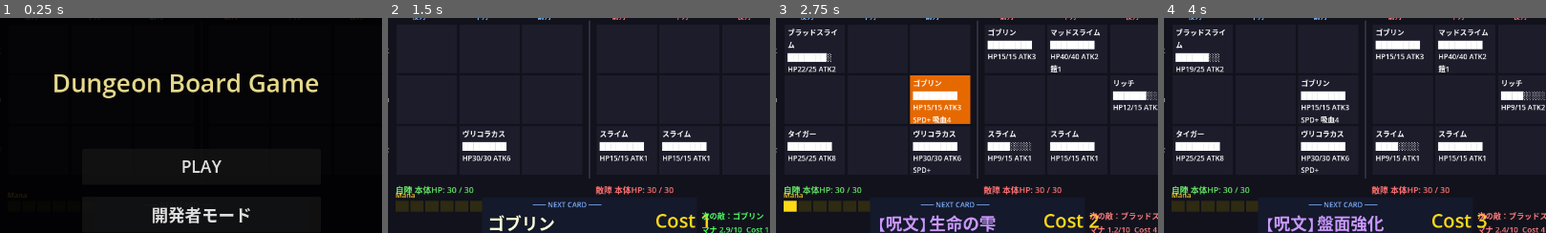
Above: before the commit, frames 1-4 (left to right).
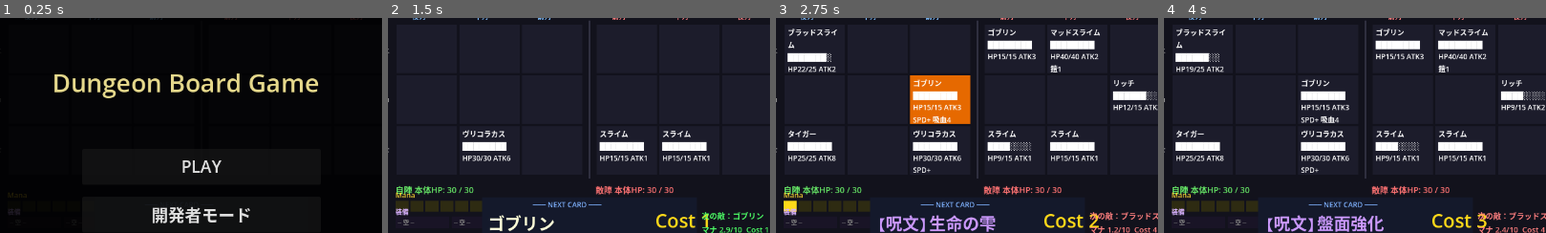
Above: after the commit, the same moments.

Repository: kazumak334-create/dungeon-board-game
Game: Godot game, scene res://scenes/Main.tscn
Same seed, same stepped clock (60 frames per second), same inputs: the game is played once before the commit and once after it.
Inputs (mouse positions are % of the whole screen's width and height, from its top left):
- Up to frame 1 (0.25 s): no input
- Up to frame 2 (1.5 s): click "PLAY" at 0.5 s; tap Enter at 1.25 s; move the mouse to (72, 45) at 1.27 s; click (72, 45) at 1.42 s
- Up to frame 3 (2.75 s): drag from (30, 55) to (45, 70) at 2.02 s
- Up to frame 4 (4 s): move the mouse to (60, 28) at 2.77 s; click (60, 28) at 2.92 s; drag from (45, 70) to (20, 35) at 3.52 s
The pictures show only the part of the screen within x 24-74%, y 14-64%; the shares and areas given below are measured in that part.

The runs differ from the first frame. In frame 1, less than 0.1% of the frame differs, in the area x 2-6%, y 88-92%; in frame 2, 0.2%, in the area x 2-22%, y 88-97%; in frame 3, 0.2%; in frame 4, 0.2%.

Commit message:
feat: バトル完成 #7-12一括実装
#7 旧方式文字列パース7箇所完全削除（active_skill.split/support_effect.split）
#8 クリスタルスライム/ゼリーフィッシュskills実装
#9 on_hp_thresholdをskills配列対応
#10 TileSystem優先度コメント追加
#11 card_database.md data-sync（盤面効果/アーティファクト/クラス/新ユニット/新呪文）
#12 装備3種（古びた護符50%鎧/魔力の砂時計マナ+20%/黒鉄の盾ダメ-10%）+装備UI+ホバー

Co-Authored-By: Claude Opus 4.6 (1M context) <noreply@anthropic.com>

Diff:
--- a/scripts/BoardManager.gd
+++ b/scripts/BoardManager.gd
@@ -276,10 +276,6 @@
 						"board_manager": self, "deck_manager": deck_manager_ref, "enemy_ai": enemy_ai_ref,
 						"event_queue": event_queue
 					})
-	# 後方互換：active_skillに自己再起が含まれる場合も処理（旧方式）
-	if unit != null and "自己再起" in unit.active_skill and not unit._has_revived:
-		unit._has_revived = true
-		_pending_revives.append({"timer": 3.0, "side": side, "row": row, "unit": unit, "hp": 5})
 	# サポート効果由来の再起チェック（1回限り）
 	if unit != null and unit._support_revive and not unit._support_revive_used:
 		unit._support_revive_used = true
@@ -372,37 +368,6 @@
 	combat_system.process_debuff_spread(killer, victim, victim_side, victim_row, victim_col)
 
 # ---- HP閾値スキルシステム ----
-
-func _check_hp_thresholds() -> void:
-	for s in range(2):
-		for r in range(3):
-			for c in range(3):
-				var u = board[s][r][c]
-				if u == null or not u.is_alive():
-					continue
-				for entry in u.active_skill.split(" / "):
-					if "HP閾値時" not in entry:
-						continue
-					if u._hp_threshold_triggered.get(entry, false):
-						continue  # 既に発動済み
-					var threshold: float = _parse_hp_threshold(entry)
-					if threshold <= 0.0:
-						continue
-					var hp_ratio: float = float(u.current_hp) / float(u.max_hp)
-					if hp_ratio <= threshold:
-						u._hp_threshold_triggered[entry] = true
-						_fire_hp_threshold_skill(s, r, c, u, entry)
-
-func _parse_hp_threshold(entry: String) -> float:
-	# "HP30%以下" → 0.3, "HP50%以下" → 0.5
-	var idx: int = entry.find("HP")
-	if idx == -1:
-		return 0.0
-	var after: int = idx + 2  # "HP" = 2 chars
-	var pct_idx: int = entry.find("%", after)
-	if pct_idx == -1:
-		return 0.0
-	return float(entry.substr(after, pct_idx - after)) / 100.0
 
 func _fire_hp_threshold_skill(side: int, row: int, col: int, unit: Object, entry: String) -> void:
 	# 後退（後列に自動退避）
--- a/scripts/CardDB.gd
+++ b/scripts/CardDB.gd
@@ -81,12 +81,18 @@
 	},
 	"クリスタルスライム": {
 		"hp": 10, "atk": 1, "interval": 2.0, "cost": 4, "race": "スライム", "range": "1行", "col": 2,
-		"skills": [],
+		"skills": [
+			{"trigger": "always", "target": "self", "effect_id": "mana_regen_boost", "params": {"pct": 0.1}},
+			{"trigger": "always", "target": "front_ally_all", "effect_id": "armor_apply", "params": {"stacks": 1}},
+		],
 		"texture": "", "anim": "", "sfx": "",
 	},
 	"ゼリーフィッシュ": {
 		"hp": 10, "atk": 1, "interval": 5.0, "cost": 3, "race": "スライム", "range": "1行", "col": 2,
-		"skills": [],
+		"skills": [
+			{"trigger": "on_summon", "target": "front_ally_all", "effect_id": "heal_pct", "params": {"factor": 0.15}},
+			{"trigger": "timer", "target": "random_front_ally", "effect_id": "regen_apply", "params": {"interval": 3.0, "stacks": 1}},
+		],
 		"texture": "", "anim": "", "sfx": "",
 	},
 	# ── アンデッド系 ──
@@ -389,6 +395,31 @@
 		"skills": [
 			{"trigger": "on_unit_died_ally", "target": "self", "effect_id": "mana_boost", "params": {"amount": 1, "max_count": 10}},
 			{"trigger": "always", "target": "all_race_ally", "effect_id": "hp_pct_boost", "params": {"race": "アンデッド", "pct": 0.1}},
+		],
+		"texture": "", "anim": "", "sfx": "",
+	},
+}
+
+# ---- 装備定義 ----
+const EQUIPMENT: Dictionary = {
+	"古びた護符": {
+		"display": "古びた護符", "effect": "前列召喚時に50%で鎧+1付与",
+		"skills": [
+			{"trigger": "on_unit_placed", "target": "front_ally_placed", "effect_id": "armor_apply_chance", "params": {"stacks": 1, "chance": 0.5}},
+		],
+		"texture": "", "anim": "", "sfx": "",
+	},
+	"魔力の砂時計": {
+		"display": "魔力の砂時計", "effect": "マナ回復速度+20%",
+		"skills": [
+			{"trigger": "always", "target": "self", "effect_id": "mana_regen_boost", "params": {"pct": 0.2}},
+		],
+		"texture": "", "anim": "", "sfx": "",
+	},
+	"黒鉄の盾": {
+		"display": "黒鉄の盾", "effect": "本拠点ダメージ-10%",
+		"skills": [
+			{"trigger": "always", "target": "self", "effect_id": "base_damage_reduce", "params": {"pct": 0.1}},
 		],
 		"texture": "", "anim": "", "sfx": "",
 	},
--- a/scripts/CombatSystem.gd
+++ b/scripts/CombatSystem.gd
@@ -299,44 +299,7 @@
 					"board_manager": bm, "deck_manager": bm.deck_manager_ref, "enemy_ai": bm.enemy_ai_ref,
 					"event_queue": bm.event_queue
 				})
-	# 旧方式：active_skill文字列パース（後方互換）
-	for entry in killer.active_skill.split(" / "):
-		if "撃破時" not in entry:
-			continue
-		# ATK累積（撃破時ATK+2・上限+10）
-		if "ATK累積" in entry:
-			if killer._kill_atk_bonus < 10:
-				var prev_bonus: int = killer._kill_atk_bonus
-				killer._kill_atk_bonus = min(killer._kill_atk_bonus + 2, 10)
-				killer.attack += killer._kill_atk_bonus - prev_bonus
-				bm.active_skill_used.emit(k_side, k_row, k_col, "ATK累積")
-		# 敵SPD低下（撃破時・全体に凍結付与）
-		if "SPD低下" in entry:
-			for r2 in range(3):
-				for c2 in range(3):
-					var target = bm.board[enemy_side][r2][c2]
-					if target != null and target.is_alive():
-						bm.event_queue.push(4, killer, target, "status_apply", 0.0,
-							{"status": "凍結", "stacks": 4, "side": enemy_side, "row": r2, "col": c2,
-							 "src_side": k_side, "src_row": k_row, "src_col": k_col, "skill_name": "敵SPD低下"})
-			bm.active_skill_used.emit(k_side, k_row, k_col, "敵SPD低下")
-		# 魂の器（撃破時・自分以外のアンデッド1体を完全回復）
-		if "魂の器" in entry:
-			var best_ally: Object = null
-			var best_info: Dictionary = {}
-			var lowest_ratio: float = 1.0
-			for r2 in range(3):
-				for c2 in range(3):
-					var ally = bm.board[k_side][r2][c2]
-					if ally != null and ally.is_alive() and ally != killer and ally.race == "アンデッド":
-						var ratio: float = float(ally.current_hp) / float(ally.max_hp)
-						if ratio < lowest_ratio:
-							lowest_ratio = ratio
-							best_ally = ally
-							best_info = {"src_side": k_side, "src_row": r2, "src_col": c2}
-			if best_ally != null and lowest_ratio < 1.0:
-				best_ally.current_hp = best_ally.max_hp
-				bm.active_skill_used.emit(k_side, k_row, k_col, "魂の器")
+	# 旧方式active_skill文字列パースは削除済み。全てskills配列で処理。
 
 func process_debuff_spread(killer: Object, victim: Object, victim_side: int, victim_row: int, victim_col: int) -> void:
 	# 死亡した敵の周囲（上下左右）の敵にデバフを波及
--- a/scripts/DevUI.gd
+++ b/scripts/DevUI.gd
@@ -195,6 +195,28 @@
 	clear_tile_btn.modulate = Color(0.5, 0.5, 0.5)
 	clear_tile_btn.pressed.connect(_on_tile_effect_clear)
 	card_list_container.add_child(clear_tile_btn)
+
+	# 装備選択（CardDB.EQUIPMENTから動的生成）
+	_add_section_header("── 装備 ──")
+	var _CardDB_eq = load("res://scripts/CardDB.gd")
+	for eq_name in _CardDB_eq.EQUIPMENT:
+		var eq_def = _CardDB_eq.EQUIPMENT[eq_name]
+		var eq_btn := Button.new()
+		eq_btn.text = "%s" % eq_def.get("display", eq_name)
+		eq_btn.size_flags_horizontal = Control.SIZE_EXPAND_FILL
+		eq_btn.custom_minimum_size = Vector2(110, 24)
+		eq_btn.add_theme_font_size_override("font_size", 10)
+		eq_btn.modulate = Color(0.8, 0.6, 1.0)
+		eq_btn.pressed.connect(_on_equip_toggle.bind(eq_name))
+		card_list_container.add_child(eq_btn)
+	var equip_remove_btn := Button.new()
+	equip_remove_btn.text = "装備全解除"
+	equip_remove_btn.size_flags_horizontal = Control.SIZE_EXPAND_FILL
+	equip_remove_btn.custom_minimum_size = Vector2(240, 24)
+	equip_remove_btn.add_theme_font_size_override("font_size", 10)
+	equip_remove_btn.modulate = Color(0.5, 0.4, 0.6)
+	equip_remove_btn.pressed.connect(_on_equip_clear_all)
+	card_list_container.add_child(equip_remove_btn)
 
 	# クラス選択
 	_add_section_header("── クラス選択 ──")
@@ -751,6 +773,39 @@
 	_pending_tile_effect = "clear"
 	selected_label.text = "盤面効果解除 → セルをクリック"
 
+func _on_equip_toggle(eq_name: String) -> void:
+	if board_manager.player_data == null:
+		return
+	var _CardDB_eq = load("res://scripts/CardDB.gd")
+	var eq_def = _CardDB_eq.EQUIPMENT.get(eq_name, {})
+	if eq_def.is_empty():
+		return
+	var pdata = board_manager.player_data
+	# 既に装備中なら外す
+	for i in range(pdata.equipment.size()):
+		if pdata.equipment[i].get("display", "") == eq_def.get("display", ""):
+			pdata.equipment.remove_at(i)
+			main._apply_equipment_effects(pdata)
+			main._refresh_equipment_ui()
+			main._add_log("[DEV] 装備解除: %s" % eq_name)
+			return
+	# 装備スロット上限（3枠）
+	if pdata.equipment.size() >= 3:
+		main._add_log("[DEV] 装備スロット満杯（最大3）")
+		return
+	pdata.equipment.append({"name": eq_name, "display": eq_def.get("display", eq_name), "effect": eq_def.get("effect", ""), "skills": eq_def.get("skills", []).duplicate(true)})
+	main._apply_equipment_effects(pdata)
+	main._refresh_equipment_ui()
+	main._add_log("[DEV] 装備: %s" % eq_name)
+
+func _on_equip_clear_all() -> void:
+	if board_manager.player_data == null:
+		return
+	board_manager.player_data.equipment.clear()
+	main._apply_equipment_effects(board_manager.player_data)
+	main._refresh_equipment_ui()
+	main._add_log("[DEV] 装備全解除")
+
 func _on_class_select(class_id: String) -> void:
 	var _CardDB = load("res://scripts/CardDB.gd")
 	var cdef = _CardDB.CLASSES[class_id]
--- a/scripts/EffectDB.gd
+++ b/scripts/EffectDB.gd
@@ -7,6 +7,7 @@
 	# ---- バフ付与 ----
 	"lifesteal_apply":  {"type": "buff_apply",  "buff": "lifesteal",  "stacks": 5, "display": "吸血付与", "texture": "", "anim": "", "sfx": ""},
 	"armor_apply":      {"type": "buff_apply",  "buff": "armor",      "stacks": 1, "display": "鎧付与", "texture": "", "anim": "", "sfx": ""},
+	"armor_apply_chance": {"type": "buff_apply_chance", "buff": "armor", "stacks": 1, "chance": 0.5, "display": "鎧付与(確率)", "texture": "", "anim": "", "sfx": ""},
 	"regen_apply":      {"type": "buff_apply",  "buff": "regen",      "stacks": 1, "display": "リジェネ付与", "texture": "", "anim": "", "sfx": ""},
 	"atk_buff_apply":   {"type": "buff_apply",  "buff": "atk",        "stacks": 2, "display": "ATKバフ", "texture": "", "anim": "", "sfx": ""},
 	"spd_buff_apply":   {"type": "buff_apply",  "buff": "spd",        "stacks": 3, "display": "SPDバフ", "texture": "", "anim": "", "sfx": ""},
--- a/scripts/EffectExecutor.gd
+++ b/scripts/EffectExecutor.gd
@@ -73,6 +73,17 @@
 						for t in tgt:
 							t._interval_bonus += 0.3 * stacks
 
+		# ---- バフ付与（確率） ----
+		"buff_apply_chance":
+			var tgt = _resolve_target(merged, context, true)
+			var chance: float = merged.get("chance", 0.5)
+			var stacks: int = merged.get("stacks", 1)
+			if randf() <= chance:
+				match merged.get("buff", ""):
+					"armor":
+						for t in tgt:
+							t._damage_reduction += stacks
+
 		# ---- デバフ付与 ----
 		"debuff_apply":
 			var tgt = _resolve_target(merged, context, false)
--- a/scripts/EventQueue.gd
+++ b/scripts/EventQueue.gd
@@ -253,13 +253,12 @@
 				var killer = death.get("killer")
 				if killer != null and killer.is_alive():
 					board_manager._process_on_kill(killer)
-					# デバフ波及チェック（旧方式: support_effect文字列 / 新方式: skills配列）
-					var has_debuff_spread: bool = "デバフ波及" in killer.support_effect
-					if not has_debuff_spread:
-						for skill in killer.skills:
-							if skill.get("effect_id", "") == "debuff_spread":
-								has_debuff_spread = true
-								break
+					# デバフ波及チェック（skills配列のdebuff_spreadのみ）
+					var has_debuff_spread: bool = false
+					for skill in killer.skills:
+						if skill.get("effect_id", "") == "debuff_spread":
+							has_debuff_spread = true
+							break
 					if victim != null and has_debuff_spread:
 						board_manager._process_debuff_spread(killer, victim, s, r, c)
 
--- a/scripts/Main.gd
+++ b/scripts/Main.gd
@@ -59,6 +59,10 @@
 var deck_count_label:  Label
 var discard_count_label: Label
 var enemy_deck_count_label: Label
+
+var equipment_labels: Array = []    # 装備表示ラベル
+var _equip_tooltip_panel: PanelContainer = null
+var _equip_tooltip_label: Label = null
 
 var dev_mode: bool = false
 var dev_ui: RefCounted = null  # DevUI インスタンス
@@ -138,6 +142,8 @@
 	deck_manager.MANA_REGEN = player_data.mana_regen
 	# BoardManager に設定
 	board_manager.player_data = player_data
+	# 装備効果の適用（初期装備なし）
+	_apply_equipment_effects(player_data)
 
 	_build_synthesis_registry()
 	_build_ui()
@@ -368,6 +374,9 @@
 	# ---- マナバー ----
 	_build_mana_bar()
 
+	# ---- 装備表示UI ----
+	_build_equipment_ui()
+
 	# ---- 次カードパネル ----
 	_build_next_card_panel()
 
@@ -433,6 +442,80 @@
 	mana_value_label.add_theme_font_size_override("font_size", 13)
 	mana_value_label.modulate = Color(1.0, 0.9, 0.3)
 	add_child(mana_value_label)
+
+func _build_equipment_ui() -> void:
+	var eq_y: int = BOARD_TOP + 3 * CELL_H + 68
+	var bar_x: int = _cell_x(0, 0)
+
+	var eq_title := Label.new()
+	eq_title.text     = "装備"
+	eq_title.position = Vector2(bar_x, eq_y - 16)
+	eq_title.add_theme_font_size_override("font_size", 11)
+	eq_title.modulate = Color(0.85, 0.7, 1.0)
+	add_child(eq_title)
+
+	equipment_labels = []
+	for i in range(3):
+		var slot_bg := ColorRect.new()
+		slot_bg.size     = Vector2(90, 20)
+		slot_bg.position = Vector2(bar_x + i * 94, eq_y)
+		slot_bg.color    = Color(0.1, 0.08, 0.15)
+		add_child(slot_bg)
+		var slot_lbl := Label.new()
+		slot_lbl.text     = "─ 空 ─"
+		slot_lbl.position = Vector2(bar_x + i * 94 + 4, eq_y + 2)
+		slot_lbl.size     = Vector2(84, 18)
+		slot_lbl.add_theme_font_size_override("font_size", 10)
+		slot_lbl.modulate = Color(0.5, 0.5, 0.5)
+		add_child(slot_lbl)
+		equipment_labels.append(slot_lbl)
+		# ホバー検出用
+		slot_bg.mouse_entered.connect(_on_equip_hover.bind(i))
+		slot_bg.mouse_exited.connect(_on_equip_hover_end)
+
+	# 装備ホバーツールチップ
+	_equip_tooltip_panel = PanelContainer.new()
+	_equip_tooltip_panel.position = Vector2(bar_x, eq_y - 50)
+	_equip_tooltip_panel.visible = false
+	_equip_tooltip_panel.z_index = 90
+	var eq_style := StyleBoxFlat.new()
+	eq_style.bg_color = Color(0.08, 0.06, 0.14, 0.95)
+	eq_style.border_color = Color(0.6, 0.4, 0.9)
+	eq_style.set_border_width_all(1)
+	eq_style.set_content_margin_all(7)
+	_equip_tooltip_panel.add_theme_stylebox_override("panel", eq_style)
+	_equip_tooltip_label = Label.new()
+	_equip_tooltip_label.add_theme_font_size_override("font_size", 11)
+	_equip_tooltip_label.custom_minimum_size = Vector2(200, 0)
+	_equip_tooltip_panel.add_child(_equip_tooltip_label)
+	add_child(_equip_tooltip_panel)
+
+func _on_equip_hover(slot: int) -> void:
+	if board_manager.player_data == null:
+		return
+	var equip: Array = board_manager.player_data.equipment
+	if slot >= equip.size():
+		_equip_tooltip_panel.visible = false
+		return
+	var eq: Dictionary = equip[slot]
+	_equip_tooltip_label.text = "%s\n%s" % [eq.get("display", ""), eq.get("effect", "")]
+	_equip_tooltip_panel.visible = true
+
+func _on_equip_hover_end() -> void:
+	if _equip_tooltip_panel != null:
+		_equip_tooltip_panel.visible = false
+
+func _refresh_equipment_ui() -> void:
+	if board_manager.player_data == null:
+		return
+	var equip: Array = board_manager.player_data.equipment
+	for i in range(equipment_labels.size()):
+		if i < equip.size():
+			equipment_labels[i].text    = equip[i].get("display", "?")
+			equipment_labels[i].modulate = Color(0.9, 0.75, 1.0)
+		else:
+			equipment_labels[i].text    = "─ 空 ─"
+			equipment_labels[i].modulate = Color(0.5, 0.5, 0.5)
 
 func _build_next_card_panel() -> void:
 	# 次カードパネル：盤面下部中央
@@ -945,28 +1028,8 @@
 	_cell_dirty[side][row][col] = true
 
 func _log_support_effects() -> void:
-	for side in range(2):
-		for r in range(3):
-			for c in range(3):
-				var unit = board_manager.get_unit(side, r, c)
-				if unit == null: continue
-				for entry in unit.support_effect.split(" / "):
-					if "常時発動" not in entry or "後列攻撃" in entry: continue
-					var bs: int = entry.find("〈")
-					var be: int = entry.find("〉")
-					if bs == -1 or be == -1: continue
-					var parts: Array = entry.substr(bs + 1, be - bs - 1).split("・")
-					var target_desc: String = parts[1] if parts.size() > 1 else ""
-					var targets: Array = board_manager._get_support_targets(side, r, c, target_desc)
-					if targets.is_empty(): continue
-					var eff_name: String = ""
-					if   "ATKバフ"  in entry: eff_name = "ATKバフ +2"
-					elif "SPDバフ"  in entry: eff_name = "SPDバフ -0.3s"
-					elif "HPバフ"   in entry: eff_name = "HPバフ +1/s"
-					elif "障壁付与" in entry: eff_name = "障壁 -1ダメ"
-					if eff_name.is_empty(): continue
-					for t in targets:
-						_add_log("[サポート] %s → %s に %s" % [unit.unit_name, t.unit_name, eff_name])
+	# 旧方式support_effect文字列パースは削除済み。skills配列ベースのサポートはEffectExecutor経由で動作。
+	pass
 
 func _mark_all_cells_dirty() -> void:
 	for s in range(2):
@@ -998,6 +1061,29 @@
 	skill_flash_names[side][row][col] = "合成"
 	_cell_dirty[side][row][col] = true
 
+func _apply_equipment_effects(pdata: RefCounted) -> void:
+	# 装備効果をDeckManager・EventQueueに反映する
+	# 魔力の砂時計: マナ回復速度+20%（装備数分）
+	# 黒鉄の盾: base_damage_reduce → EventQueueのbase_damage処理でplayer_artifactsを走査するため、
+	#   装備をplayer_artifactsに追加することで自動的に適用される
+	if pdata == null:
+		return
+	# player_artifactsをリセットして装備を再設定
+	board_manager.player_artifacts.clear()
+	var total_mana_regen_pct: float = 0.0
+	for eq in pdata.equipment:
+		# player_artifactsとして追加（base_damage_reduce等のEventQueue処理と連携）
+		board_manager.player_artifacts.append({"name": eq.get("display", ""), "skills": eq.get("skills", []).duplicate(true)})
+		# mana_regen_boostは個別にDeckManagerに反映
+		for skill in eq.get("skills", []):
+			var eid: String = skill.get("effect_id", "")
+			if eid == "mana_regen_boost":
+				total_mana_regen_pct += skill.get("params", {}).get("pct", 0.2)
+	# 元のmana_regen（playerdata由来）をベースに装備分を加算
+	var base_regen: float = pdata.mana_regen
+	deck_manager.MANA_REGEN = base_regen * (1.0 + total_mana_regen_pct)
+	print("[Main] 装備効果適用: MANA_REGEN=%.2f player_artifacts=%d件" % [deck_manager.MANA_REGEN, board_manager.player_artifacts.size()])
+
 func _on_spell_cast(side: int, spell_name: String) -> void:
 	var side_name: String = "自陣" if side == 0 else "敵陣"
 	_add_log("[呪文] %s %s 発動" % [side_name, spell_name])
--- a/scripts/PlayerData.gd
+++ b/scripts/PlayerData.gd
@@ -8,7 +8,7 @@
 var mana_max: float = 10.0        # マナ上限
 var mana_regen: float = 1.0       # マナ回復速度(/s)
 var skills: Array = []            # クラススキル [{trigger, target, effect_id, params}]
-var equipment: Array = []         # 装備効果（将来実装。枠のみ）
+var equipment: Array = []         # 装備リスト [{name, display, effect, skills}] CardDB.EQUIPMENTのエントリ
 var skill_tree: Array = []        # スキルツリー（将来実装。枠のみ）
 
 # ランタイム（バトル中のみ）
--- a/scripts/SpellExecutor.gd
+++ b/scripts/SpellExecutor.gd
@@ -256,10 +256,9 @@
 	var units = _get_all_units_with_pos(side, bm)
 	if units.is_empty():
 		return
-	# アクティブスキルに「異常状態カード」優先指定を持つユニットを優先（旧方式）
-	# またはskills配列のtrigger=="on_summon"でスライムのみ（旧ロジックと同等）
+	# スライム種族のユニットを優先（active_skill文字列依存を排除）
 	var priority: Array = units.filter(func(u):
-		return "異常状態カード" in u["unit"].active_skill or u["unit"].unit_name == "スライム")
+		return u["unit"].race == "スライム")
 	var pool: Array = priority if not priority.is_empty() else units
 	var pick = pool[randi() % pool.size()]
 	eq.push(EventQueue.PRIORITY_ACTIVE, null, pick["unit"], "status_apply", 0.0,
--- a/scripts/SupportSystem.gd
+++ b/scripts/SupportSystem.gd
@@ -30,13 +30,6 @@
 					u._is_flying = false
 					# _regen_stacks はリセットしない（スタック+時間減少方式）
 					u._support_revive = false
-	# 各ユニットのサポート効果を適用（旧方式：support_effect文字列）
-	for s in range(2):
-		for r in range(3):
-			for c in range(3):
-				var u = bm.board[s][r][c]
-				if u != null:
-					_process_unit_support(s, r, c, u)
 	# skills配列のtrigger=="always"を処理（新方式）
 	# サポート効果は前列以外でのみ発動（原則）
 	if bm.effect_executor != null:
--- a/scripts/TickSystem.gd
+++ b/scripts/TickSystem.gd
@@ -91,12 +91,7 @@
 			var interval: float = skill["params"]["interval"]
 			if interval > 0.0:
 				unit._skill_timers["support_" + str(i)] = interval
-	for entry in unit.active_skill.split(" / "):
-		if "時間経過" not in entry:
-			continue
-		var interval: float = _parse_skill_interval(entry)
-		if interval > 0.0:
-			unit._skill_timers[entry] = interval
+	# 旧方式active_skill文字列パース（時間経過）は削除済み。timer triggerをskills配列で処理。
 
 func _parse_skill_interval(entry: String) -> float:
 	var marker: String = "時間経過"
@@ -203,18 +198,29 @@
 				var u = bm.board[s][r][c]
 				if u == null or not u.is_alive():
 					continue
-				for entry in u.active_skill.split(" / "):
-					if "HP閾値時" not in entry:
+				# 旧方式active_skill文字列パースは削除済み
+				# skills配列のon_hp_threshold処理（新方式）
+				for i in range(u.skills.size()):
+					var skill = u.skills[i]
+					if skill.get("trigger", "") != "on_hp_threshold":
 						continue
-					if u._hp_threshold_triggered.get(entry, false):
+					var key: String = "skill_hp_%d" % i
+					if u._hp_threshold_triggered.get(key, false):
 						continue
-					var threshold: float = _parse_hp_threshold(entry)
-					if threshold <= 0.0:
-						continue
+					var threshold: float = skill.get("params", {}).get("threshold", 0.5)
 					var hp_ratio: float = float(u.current_hp) / float(u.max_hp)
 					if hp_ratio <= threshold:
-						u._hp_threshold_triggered[entry] = true
-						bm._fire_hp_threshold_skill(s, r, c, u, entry)
+						u._hp_threshold_triggered[key] = true
+						if bm.effect_executor != null:
+							var _mp: Dictionary = skill.get("params", {}).duplicate()
+							if skill.has("target"):
+								_mp["target"] = skill["target"]
+							bm.effect_executor.execute(skill["effect_id"], _mp, {
+								"trigger": "on_hp_threshold", "side": s, "row": r, "col": c,
+								"source": u, "target": null, "damage": 0,
+								"board_manager": bm, "deck_manager": bm.deck_manager_ref, "enemy_ai": bm.enemy_ai_ref,
+								"event_queue": bm.event_queue
+							})
 
 func _parse_hp_threshold(entry: String) -> float:
 	var idx: int = entry.find("HP")
--- a/scripts/TileSystem.gd
+++ b/scripts/TileSystem.gd
@@ -106,7 +106,7 @@
 						if unit != null and unit.is_alive():
 							# 炎床: ダメージ
 							if def.has("damage"):
-								board_manager.event_queue.push(1, null, unit, "damage",  # 1 = EventQueue.PRIORITY_IMMEDIATE
+								board_manager.event_queue.push(1, null, unit, "damage",  # 1 = PRIORITY_IMMEDIATE
 									float(def["damage"]), {"enemy_side": s, "row": r, "col": c})
 							# 毒沼: 毒スタック付与
 							if def.has("status") and def["status"] == "poison":
Not shown, changed: docs/card_database.md
